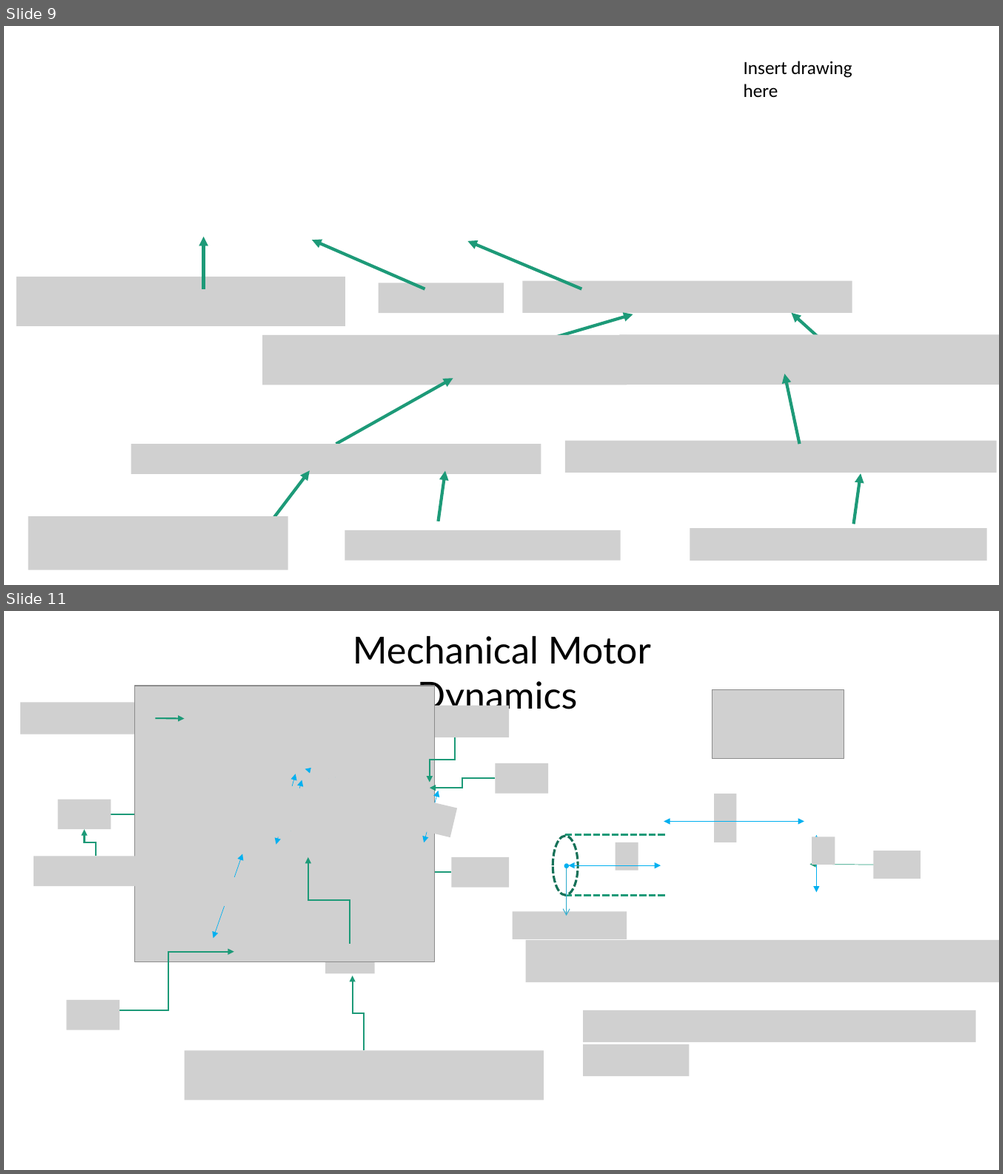
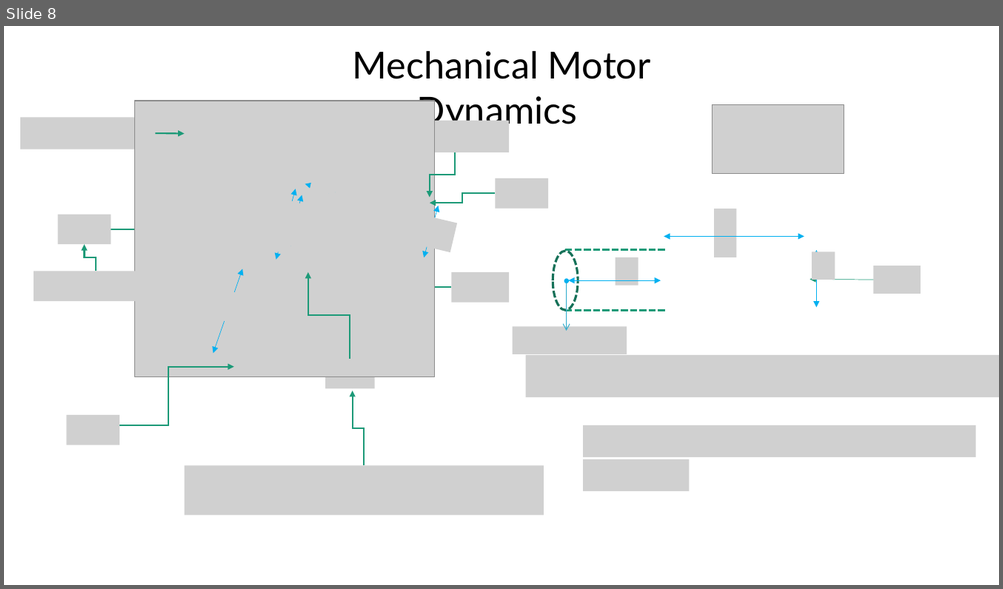
Before and after one commit to FSXAC/ELEC341, a slide deck: docs/report.pptx. Shown one above the other, each under a label of ours: slides 9 and 11 before the commit, slide 8 after it; the slides between them are not shown. The pictures are 1003x1174 and 1003x589 pixels, drawn with LibreOffice and Linux fonts; fonts in the diff are those of the drawing; grey boxes stand for pictures. Boxes give left, top, right and bottom in pixels: in the first picture for what was removed or moved away, otherwise in the second. Text is boxed around its words. In the diff, an @@ line names an element or a change of style, - is before the commit and + after.

```diff
--- a/docs/report.pptx
+++ b/docs/report.pptx
@@ slide 9 removed at [4,26,999,585], background #FFFFFF @@
@@ text removed at [743,61,851,97] @@
-Insert drawing here
@@ arrow removed from (203, 289) to (203, 237) @@
@@ arrow removed from (425, 289) to (312, 240) @@
@@ arrow removed from (581, 289) to (467, 241) @@
@@ picture removed at [17,277,346,326] @@
@@ picture removed at [378,284,504,313] @@
@@ picture removed at [523,281,852,313] @@
@@ arrow removed from (839, 357) to (791, 313) @@
@@ picture removed at [262,335,626,386] @@
@@ arrow removed from (489, 357) to (633, 315) @@
@@ picture removed at [620,335,999,385] @@
@@ arrow removed from (336, 445) to (453, 378) @@
@@ arrow removed from (800, 445) to (785, 375) @@
@@ picture removed at [131,445,540,474] @@
@@ picture removed at [565,441,996,473] @@
@@ arrow removed from (273, 520) to (310, 471) @@
@@ arrow removed from (438, 522) to (445, 471) @@
@@ arrow removed from (854, 525) to (860, 474) @@
@@ picture removed at [28,517,287,571] @@
@@ picture removed at [345,531,620,560] @@
@@ picture removed at [690,529,987,561] @@
@@ what was slide 11 is now slide 8 @@
```
Also in this commit, not shown: 2 slides changed, 4 slides added, 6 other slides removed, 5 other files.
